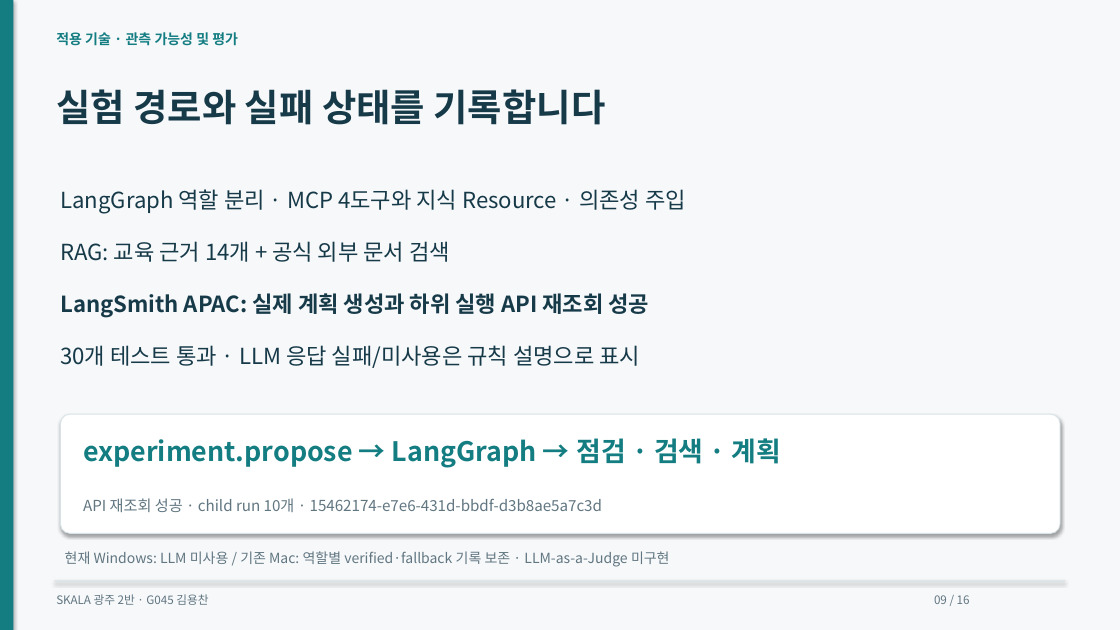
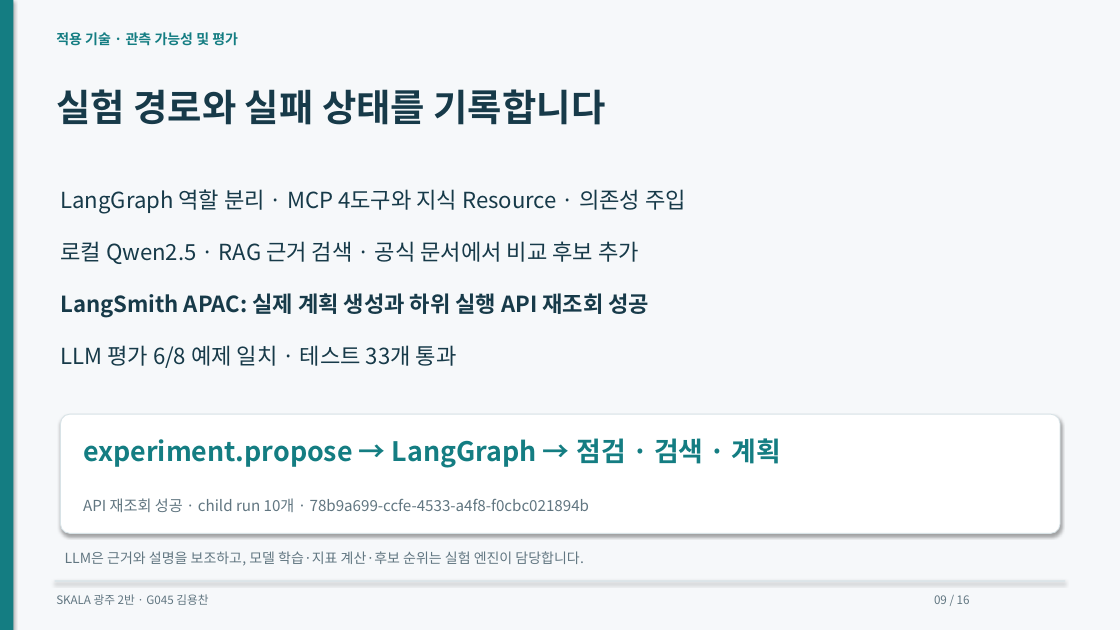
Before and after one commit to dragonchan95/Semiconductor-AI-Agent, a slide deck: slide 9 of docs/G045_Semiconductor_Agent.pptx. Drawn at 1120x630 pixels with LibreOffice and Linux fonts; fonts in the diff are those of the drawing. Boxes give left, top, right and bottom in pixels: in the first picture for what was removed or moved away, otherwise in the second. Text is boxed around its words. In the diff, an @@ line names an element or a change of style, - is before the commit and + after.

Commit message:
Restore local Qwen and add measured explanation judge evaluation

```diff
--- a/docs/G045_Semiconductor_Agent.pptx
+++ b/docs/G045_Semiconductor_Agent.pptx
@@ text at (60,241,639,264): text changed @@
-RAG: 교육 근거 14개 + 공식 외부 문서 검색
+로컬 Qwen2.5 · RAG 근거 검색 · 공식 문서에서 비교 후보 추가
@@ text at (60,345,457,368): text changed @@
-30개 테스트 통과 · LLM 응답 실패/미사용은 규칙 설명으로 표시
+LLM 평가 6/8 예제 일치 · 테스트 33개 통과
@@ text at (83,498,589,512): text changed @@
-API 재조회 성공 · child run 10개 · 15462174-e7e6-431d-bbdf-d3b8ae5a7c3d
+API 재조회 성공 · child run 10개 · 78b9a699-ccfe-4533-a4f8-f0cbc021894b
@@ text at (65,551,584,566): text changed @@
-현재 Windows: LLM 미사용 / 기존 Mac: 역할별 verified·fallback 기록 보존 · LLM-as-a-Judge 미구현
+LLM은 근거와 설명을 보조하고, 모델 학습·지표 계산·후보 순위는 실험 엔진이 담당합니다.
```
Also in this commit, not shown: 6 other slides changed, 39 other files.
